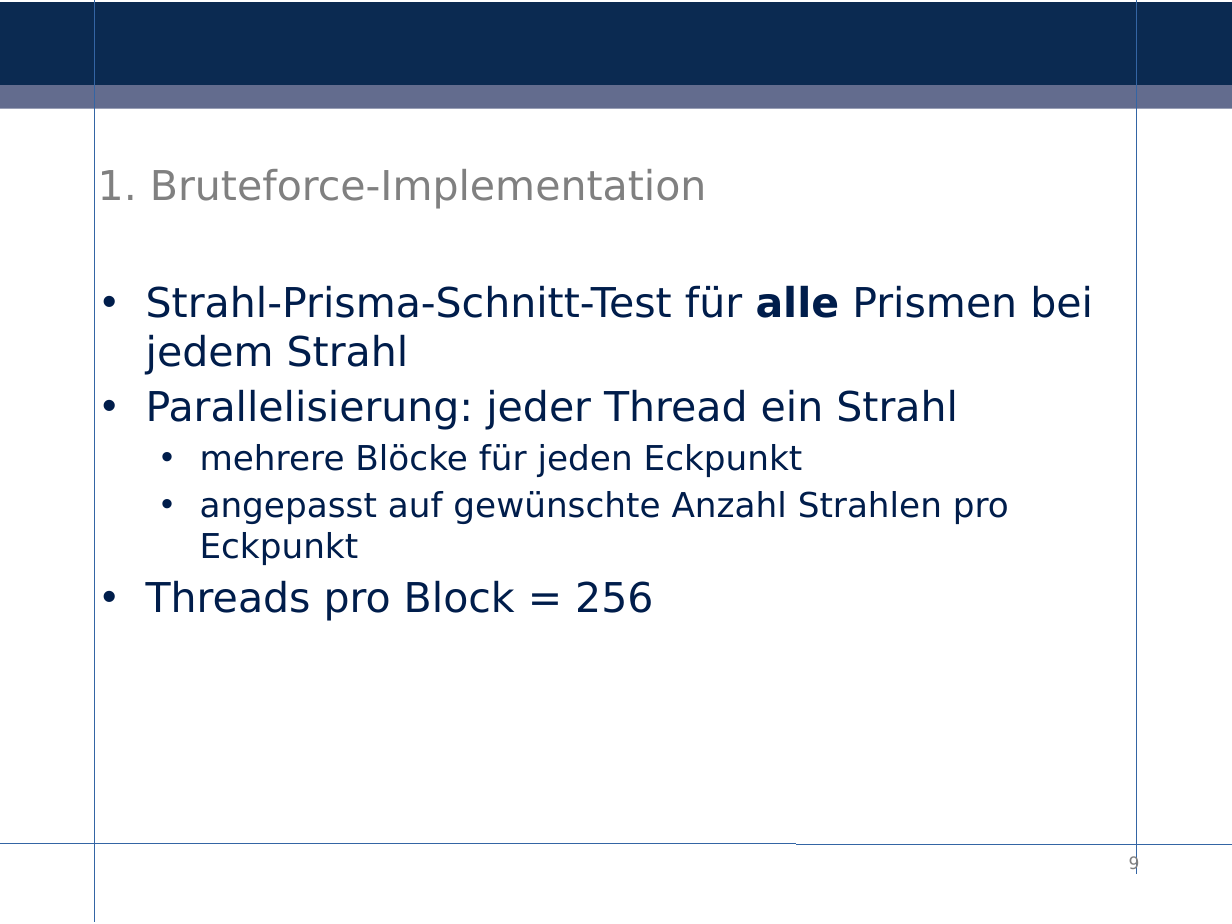
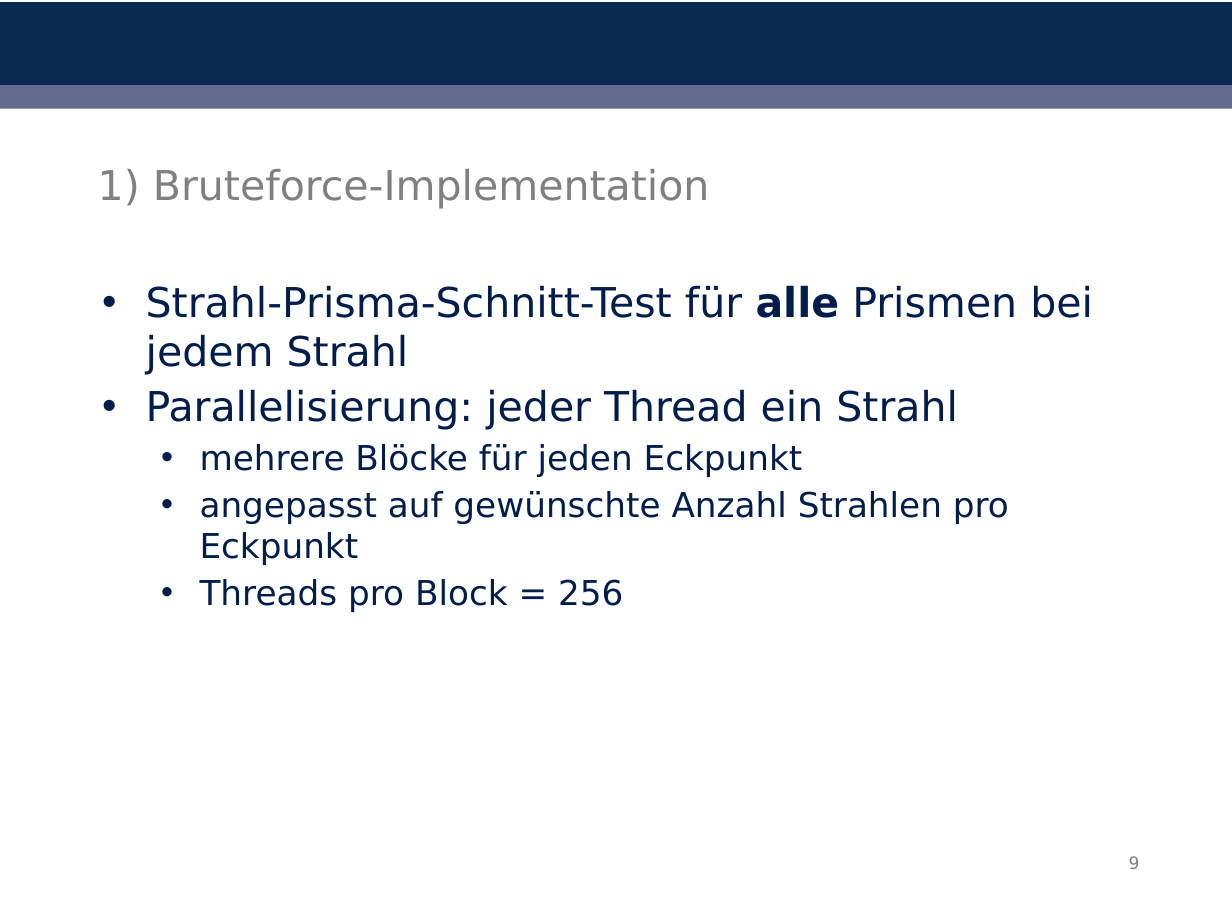
Before and after one commit to ComputationalRadiationPhysics/haseongpu, a slide deck: slide 9 of literature/Praesentation/abschlusspraesentation.odp. Drawn at 1232x924 pixels with LibreOffice and Linux fonts; fonts in the diff are those of the drawing; background and template pictures are left out. Boxes give left, top, right and bottom in pixels: in the first picture for what was removed or moved away, otherwise in the second. Text is boxed around its words. In the diff, an @@ line names an element or a change of style, - is before the commit and + after.

```diff
--- a/literature/Praesentation/abschlusspraesentation.odp
+++ b/literature/Praesentation/abschlusspraesentation.odp
@@ line removed from (95, 0) to (95, 922) @@
@@ line removed from (1136, 0) to (1136, 873) @@
@@ title at <box>98,169,709,209</box>: text changed @@
-1. Bruteforce-Implementation
+1) Bruteforce-Implementation
@@ text at <box>200,579,623,612</box>: size 24 to 20 pt in "Threads pro Block = 256"; list level 1 to 2 in "Threads pro Block = 256" @@
@@ line removed from (0, 844) to (1232, 844) @@
```
Also in this commit, not shown: 12 other slides changed, 1 slide added, 1 other file.
